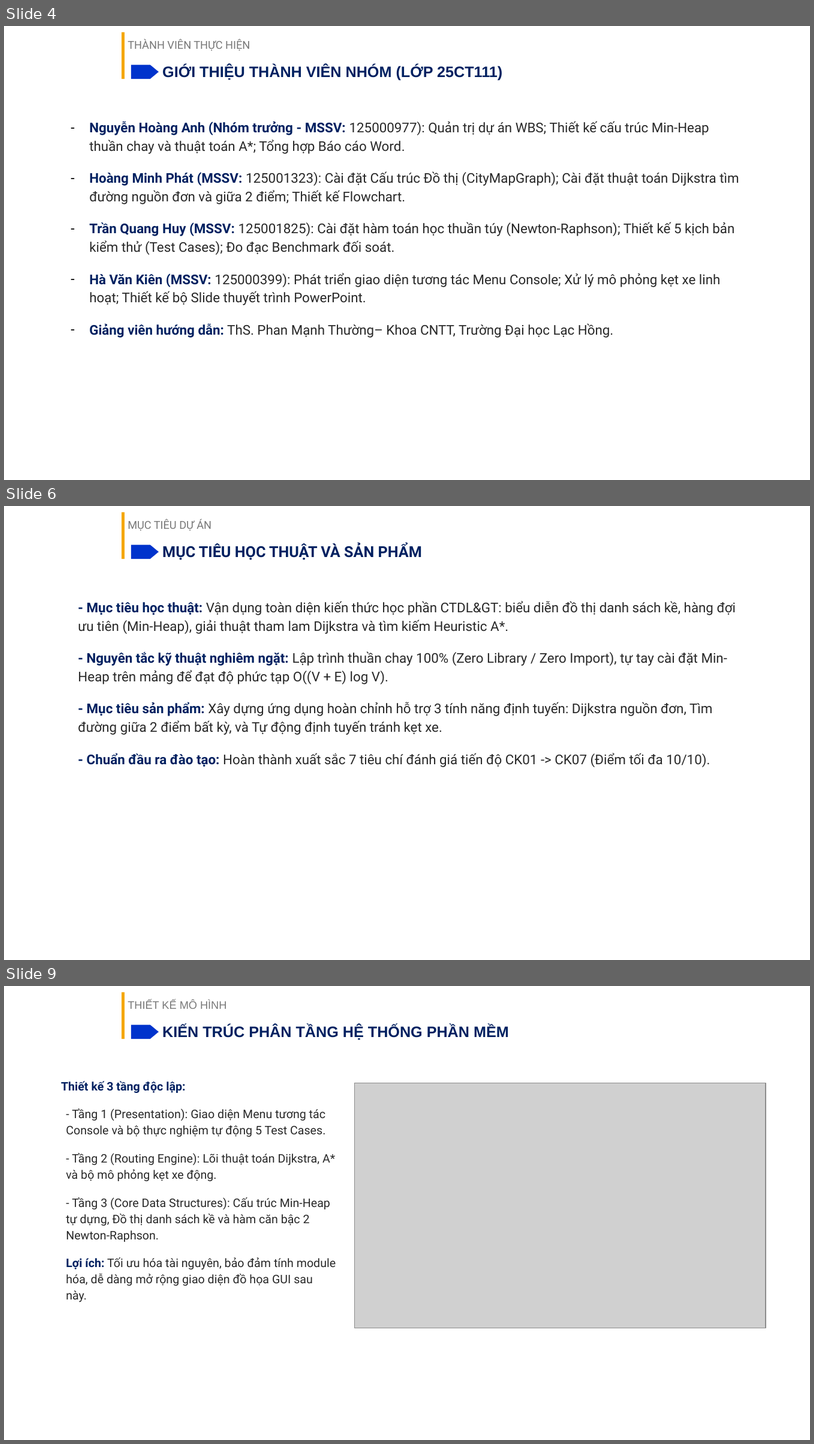
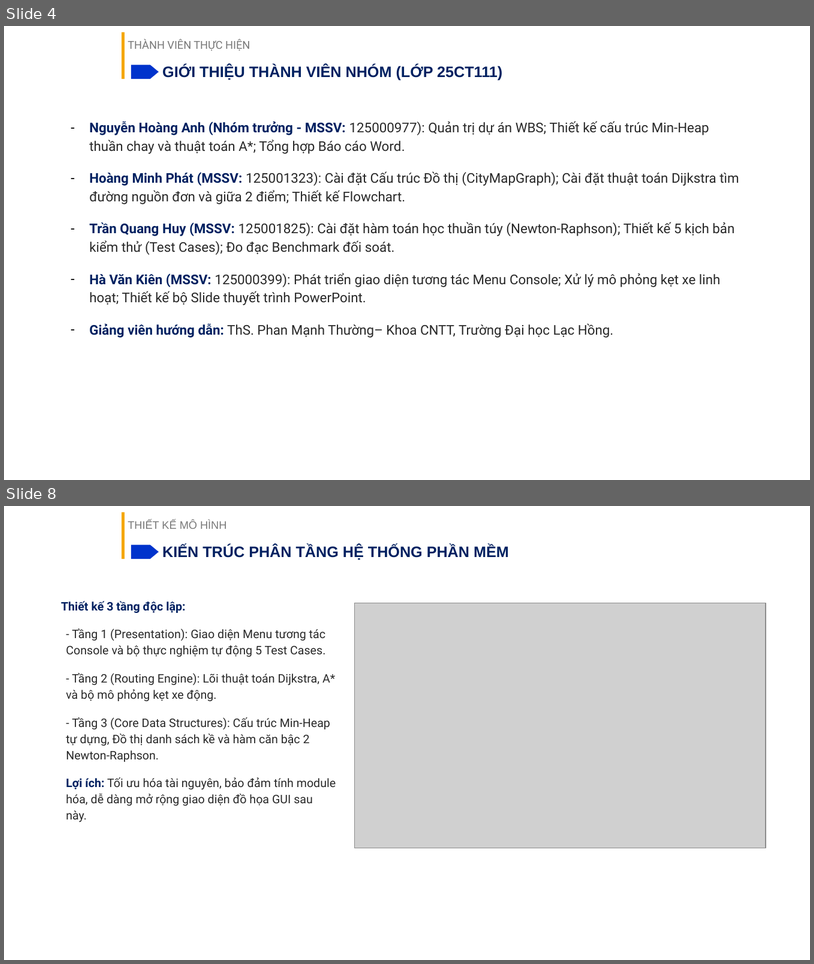
Before and after one commit to hakien2525-pixel/CTDLGT, a slide deck: NopBai/BaoCao_ThuyetTrinh_DeTai5.pptx. Shown one above the other, each under a label of ours: slides 4, 6 and 9 before the commit, slides 4 and 8 after it; the slides between them are not shown. The pictures are 814x1444 and 814x964 pixels, drawn with LibreOffice and Linux fonts; fonts in the diff are those of the drawing; grey boxes stand for pictures; background and template pictures are left out. Boxes give left, top, right and bottom in pixels: in the first picture for what was removed or moved away, otherwise in the second. Text is boxed around its words. In the diff, an @@ line names an element or a change of style, - is before the commit and + after.

```diff
--- a/NopBai/BaoCao_ThuyetTrinh_DeTai5.pptx
+++ b/NopBai/BaoCao_ThuyetTrinh_DeTai5.pptx
@@ slide 6 removed at (4, 506, 810, 960), background picture (left out); not listed: 2 template elements that a slide beside it also shows @@
@@ title removed at (128, 519, 212, 531) @@
-MỤC TIÊU DỰ ÁN
@@ title removed at (162, 543, 422, 560) @@
-MỤC TIÊU HỌC THUẬT VÀ SẢN PHẨM
@@ text removed at (78, 601, 737, 767) @@
-- Mục tiêu học thuật: Vận dụng toàn diện kiến thức học phần CTDL&GT: biểu diễn đồ thị danh sách kề, hàng đợi ưu tiên (Min-Heap), giải thuật tham lam Dijkstra và tìm kiếm Heuristic A*.
-- Nguyên tắc kỹ thuật nghiêm ngặt: Lập trình thuần chay 100% (Zero Library / Zero Import), tự tay cài đặt Min-Heap trên mảng để đạt độ phức tạp O((V + E) log V).
-- Mục tiêu sản phẩm: Xây dựng ứng dụng hoàn chỉnh hỗ trợ 3 tính năng định tuyến: Dijkstra nguồn đơn, Tìm đường giữa 2 điểm bất kỳ, và Tự động định tuyến tránh kẹt xe.
-- Chuẩn đầu ra đào tạo: Hoàn thành xuất sắc 7 tiêu chí đánh giá tiến độ CK01 -> CK07 (Điểm tối đa 10/10).
@@ page number removed at (619, 927, 801, 951) @@
-6
@@ what was slide 9 is now slide 8 @@
```
Also in this commit, not shown: 4 slides changed, 2 other slides removed.
